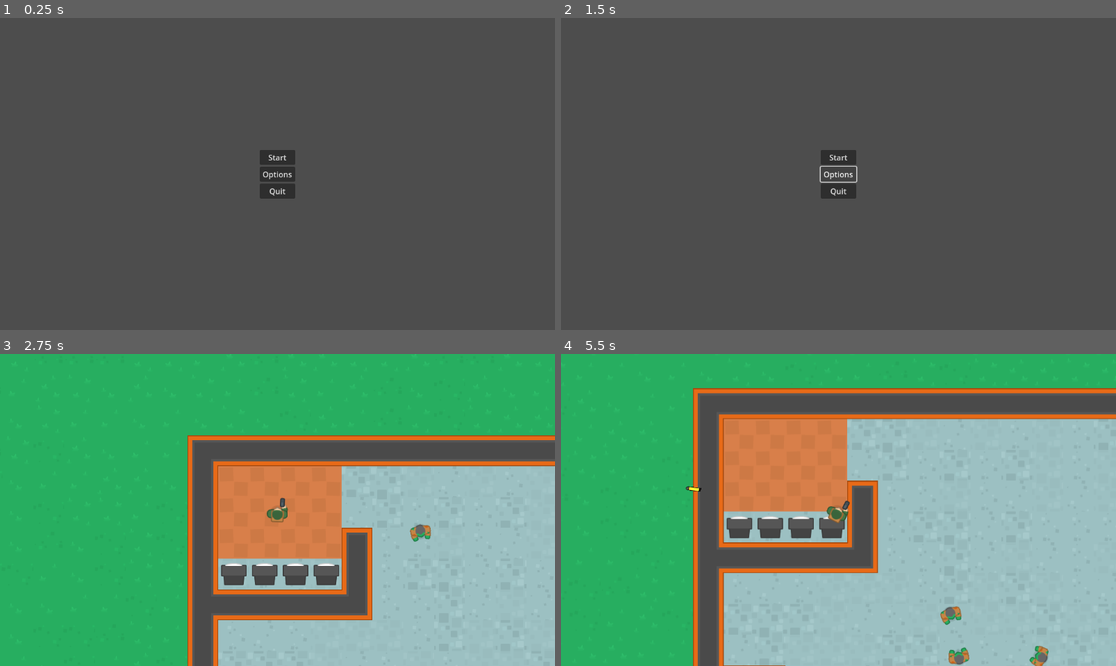
Above: before the commit, frames 1-4 (two rows, left to right).
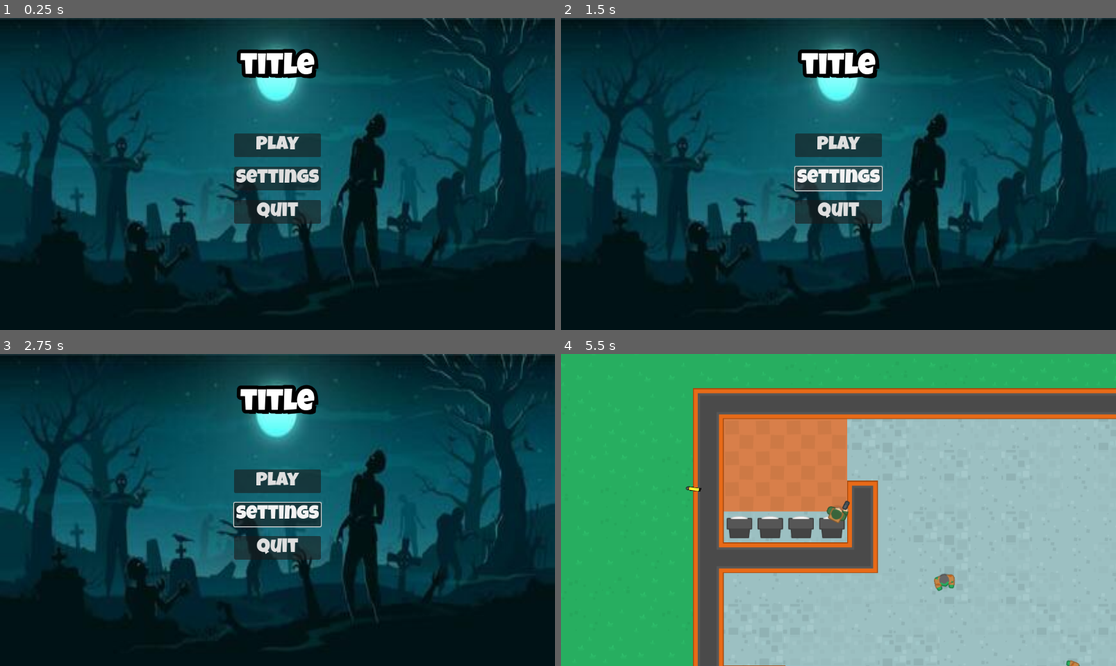
Above: after the commit, the same moments.

Repository: hamzissa/My-Project
Game: Godot game, scene res://Scenes/menu/menu.tscn
Two runs of this game, one before a commit and one after it. Both use one fixed random seed, a clock stepped at 60 frames per second and the inputs below.
Inputs (mouse positions are in pixels of both pictures, inside the frame that each line leads up to):
- Up to frame 1 (0.25 s): no input
- Up to frame 2 (1.5 s): click (838, 174) at 0.5 s, where only the run before the commit has a clickable "Options"; click (838, 177) at 1.25 s, where only the run after the commit has a clickable "Settings"
- Up to frame 3 (2.75 s): click (277, 494) at 2 s, where only the run before the commit has a clickable "Start"
- Up to frame 4 (5.5 s): click (838, 481) at 2.75 s, where only the run after the commit has a clickable "Play"; move the mouse to (960, 494) at 3.52 s; press the mouse at (960, 494) at 3.53 s; hold D (right) 3.53-4.28 s; move the mouse to (727, 525) at 4.27 s; release the mouse at (727, 525) at 4.28 s; hold S (down) 4.28-5.03 s; click (727, 525) at 4.35 s; move the mouse to (894, 441) at 5.02 s; press the mouse at (894, 441) at 5.03 s; hold D (right) from 5.03 s (still down)

The runs differ from the first frame. In frame 1, 100% of the frame differs, in the area x 0-100%, y 0-100%; in frame 2, 100%; in frame 3, 100%; in frame 4, 0.7%.

Commit message:
made a basic main menu start and quit button work

Diff:
--- a/my project/Scenes/menu/menu.gd
+++ b/my project/Scenes/menu/menu.gd
@@ -1,5 +1,20 @@
 extends Control
 
+class_name MainMenu
 
-func _on_start_button_pressed():
-	get_tree().change_scene_to_file(("res://Scenes/map/map.tscn"))
+@onready var play_button = $MarginContainer/HBoxContainer/VBoxContainer/Play as Button
+@onready var settings_button =$MarginContainer/HBoxContainer/VBoxContainer/Settings as Button
+@onready var quit_button =$MarginContainer/HBoxContainer/VBoxContainer/Quit as Button
+@onready var map = preload("res://Scenes/map/map.tscn") as PackedScene
+#func _on_start_button_pressed():
+	#get_tree().change_scene_to_file(("res://Scenes/map/map.tscn"))
+
+func _ready():
+	play_button.button_down.connect(on_play)
+	quit_button.button_down.connect(on_exit)
+
+func on_play() -> void:
+	#get_tree().change_scene_to_file(("res://Scenes/map/map.tscn"))
+	get_tree().change_scene_to_packed(map)
+func on_exit() -> void:
+	get_tree().quit()
--- a/my project/Scenes/menu/menu.tscn
+++ b/my project/Scenes/menu/menu.tscn
@@ -1,6 +1,8 @@
-[gd_scene load_steps=2 format=3 uid="uid://bk3gaa8ye1fx8"]
+[gd_scene load_steps=4 format=3 uid="uid://bk3gaa8ye1fx8"]
 
 [ext_resource type="Script" path="res://Scenes/menu/menu.gd" id="1_4wa1y"]
+[ext_resource type="Texture2D" uid="uid://cec5ublsdd83o" path="res://assets 2/images/background.jpeg" id="2_h1kr2"]
+[ext_resource type="FontFile" uid="uid://c2m8o40oeuefn" path="res://assets 2/fonts/LuckiestGuy-Regular.ttf" id="3_3xm7v"]
 
 [node name="Menu" type="Control"]
 layout_mode = 3
@@ -11,30 +13,77 @@
 grow_vertical = 2
 script = ExtResource("1_4wa1y")
 
-[node name="VBoxContainer" type="VBoxContainer" parent="."]
+[node name="TextureRect" type="TextureRect" parent="."]
 layout_mode = 1
-anchors_preset = 8
-anchor_left = 0.5
-anchor_top = 0.5
-anchor_right = 0.5
-anchor_bottom = 0.5
-offset_left = -37.0
-offset_top = -50.5
-offset_right = 37.0
-offset_bottom = 50.5
+anchors_preset = 15
+anchor_right = 1.0
+anchor_bottom = 1.0
 grow_horizontal = 2
 grow_vertical = 2
+texture = ExtResource("2_h1kr2")
 
-[node name="StartButton" type="Button" parent="VBoxContainer"]
+[node name="MarginContainer" type="MarginContainer" parent="."]
+layout_mode = 1
+anchors_preset = 15
+anchor_right = 1.0
+anchor_bottom = 1.0
+grow_horizontal = 2
+grow_vertical = 2
+theme_override_constants/margin_left = 12
+theme_override_constants/margin_top = 12
+theme_override_constants/margin_right = 12
+theme_override_constants/margin_bottom = 12
+
+[node name="VBoxContainer" type="VBoxContainer" parent="MarginContainer"]
 layout_mode = 2
-text = "Start"
+theme_override_constants/separation = 60
 
-[node name="OptionsButton" type="Button" parent="VBoxContainer"]
+[node name="seperator" type="Control" parent="MarginContainer/VBoxContainer"]
 layout_mode = 2
-text = "Options"
 
-[node name="QuitButton" type="Button" parent="VBoxContainer"]
+[node name="title" type="Label" parent="MarginContainer/VBoxContainer"]
 layout_mode = 2
+theme_override_colors/font_shadow_color = Color(0, 0, 0, 1)
+theme_override_colors/font_outline_color = Color(0, 0, 0, 1)
+theme_override_constants/shadow_offset_x = 8
+theme_override_constants/shadow_offset_y = 8
+theme_override_constants/outline_size = 30
+theme_override_fonts/font = ExtResource("3_3xm7v")
+theme_override_font_sizes/font_size = 64
+text = "title"
+horizontal_alignment = 1
+vertical_alignment = 1
+
+[node name="HBoxContainer" type="HBoxContainer" parent="MarginContainer"]
+layout_mode = 2
+alignment = 1
+
+[node name="VBoxContainer" type="VBoxContainer" parent="MarginContainer/HBoxContainer"]
+layout_mode = 2
+theme_override_constants/separation = 20
+alignment = 1
+
+[node name="seperator2" type="Control" parent="MarginContainer/HBoxContainer/VBoxContainer"]
+layout_mode = 2
+
+[node name="Play" type="Button" parent="MarginContainer/HBoxContainer/VBoxContainer"]
+custom_minimum_size = Vector2(120, 32)
+layout_mode = 2
+theme_override_fonts/font = ExtResource("3_3xm7v")
+theme_override_font_sizes/font_size = 40
+text = "Play"
+
+[node name="Settings" type="Button" parent="MarginContainer/HBoxContainer/VBoxContainer"]
+custom_minimum_size = Vector2(120, 32)
+layout_mode = 2
+theme_override_fonts/font = ExtResource("3_3xm7v")
+theme_override_font_sizes/font_size = 40
+text = "Settings
+"
+
+[node name="Quit" type="Button" parent="MarginContainer/HBoxContainer/VBoxContainer"]
+custom_minimum_size = Vector2(120, 32)
+layout_mode = 2
+theme_override_fonts/font = ExtResource("3_3xm7v")
+theme_override_font_sizes/font_size = 40
 text = "Quit"
-
-[connection signal="pressed" from="VBoxContainer/StartButton" to="." method="_on_start_button_pressed"]
Binary file added: my project/assets 2/images/background.jpeg
Not shown, added: my project/assets 2/images/background.jpeg.import
